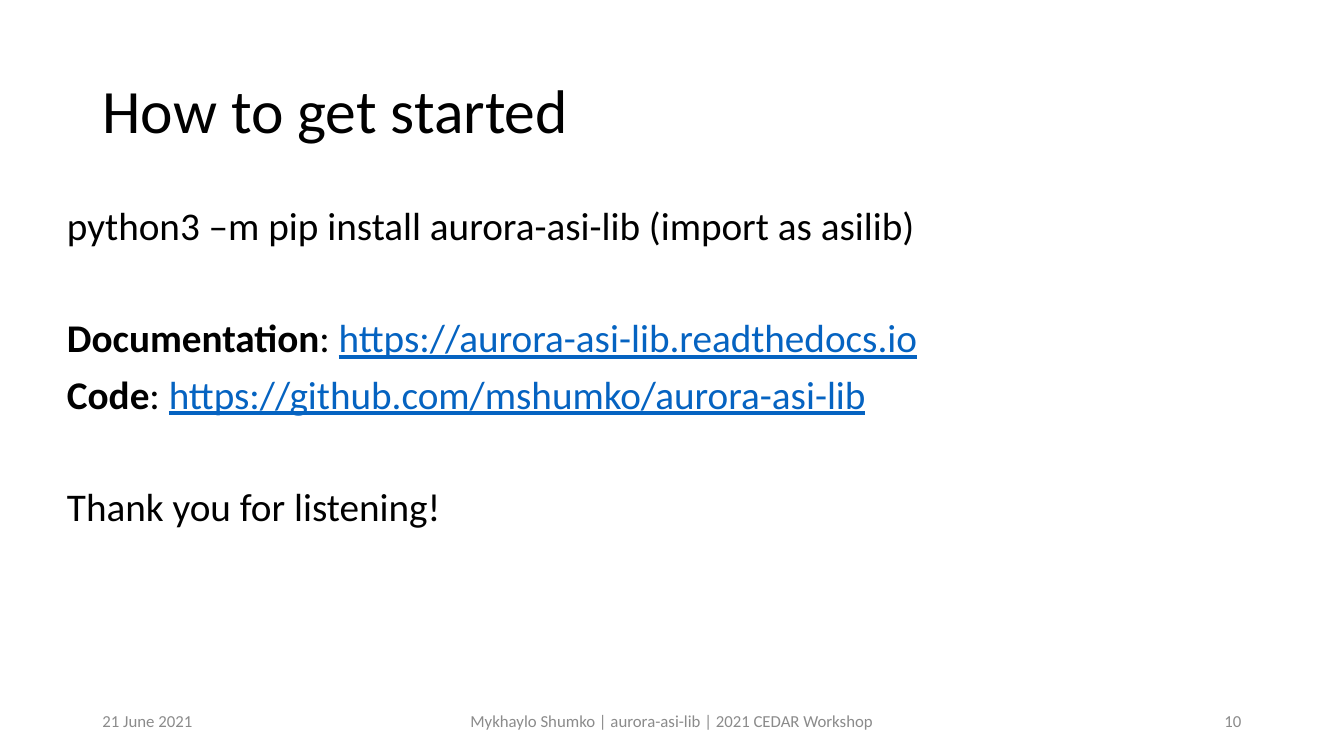
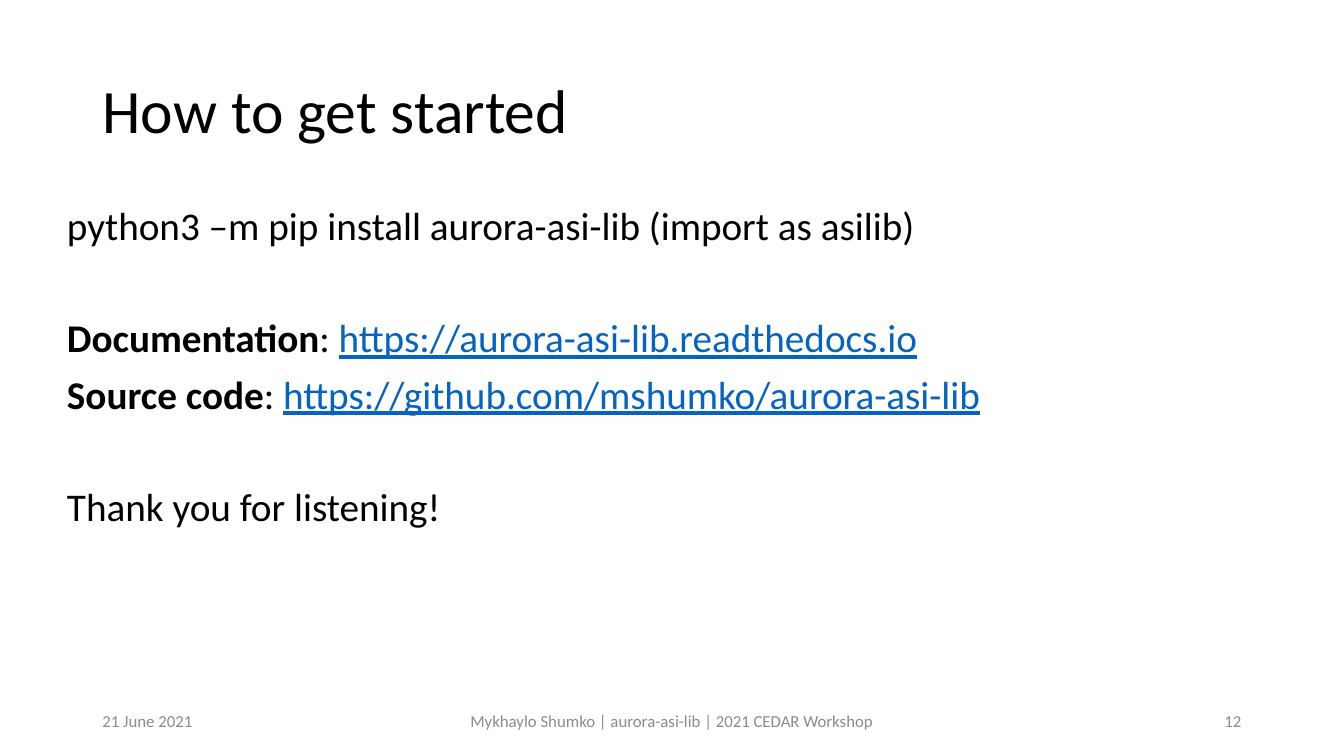
Before and after one commit to mshumko/asilib, a slide deck: slide 12 of presentations/2021_cedar_shumko_asilib.pptx (slide 10 before the commit). Drawn at 1344x756 pixels with LibreOffice and Linux fonts; fonts in the diff are those of the drawing. Boxes give left, top, right and bottom in pixels: in the first picture for what was removed or moved away, otherwise in the second. Text is boxed around its words. In the diff, an @@ line names an element or a change of style, - is before the commit and + after.

```diff
--- a/presentations/2021_cedar_shumko_asilib.pptx
+++ b/presentations/2021_cedar_shumko_asilib.pptx
@@ text at bbox=[67, 381, 980, 416]: text changed @@
-Code: https://github.com/mshumko/aurora-asi-lib
+Source code: https://github.com/mshumko/aurora-asi-lib
@@ page number at bbox=[1224, 716, 1241, 727]: text changed @@
-10
+12
```
Also in this commit, not shown: 4 other slides changed, 2 slides added.
